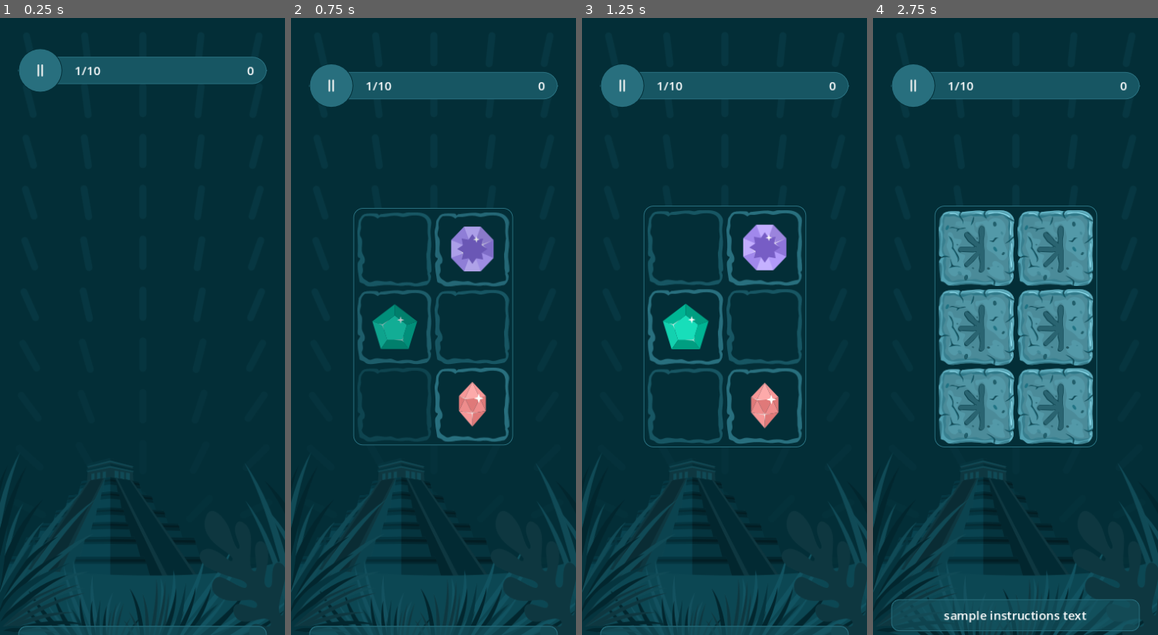
Above: before the commit, frames 1-4 (left to right).
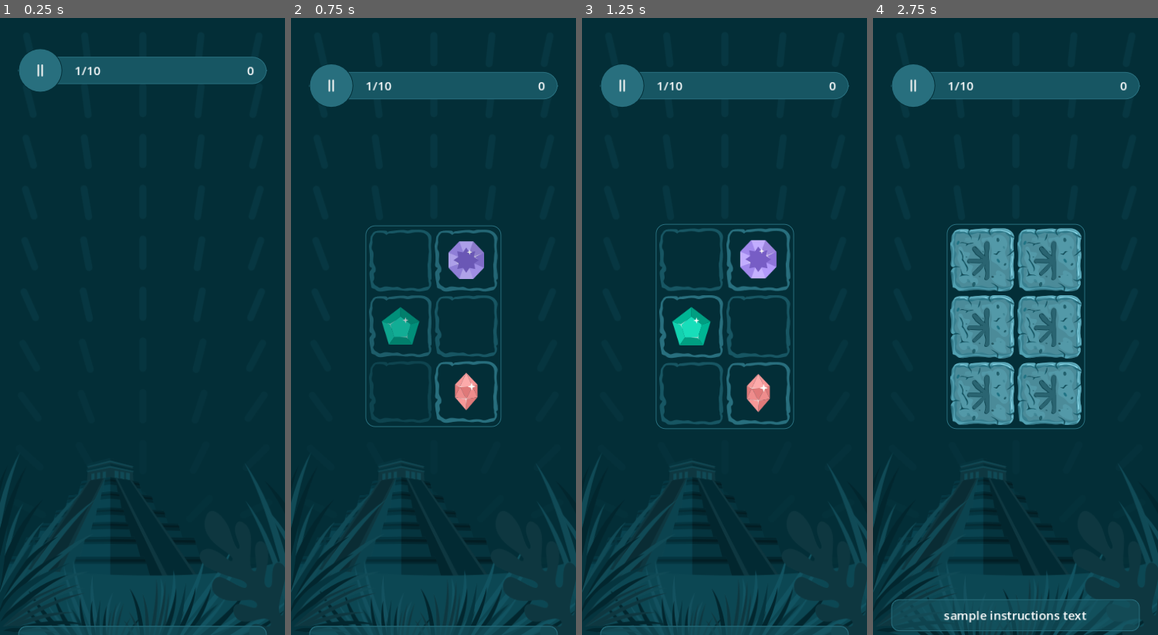
Above: after the commit, the same moments.

Repository: SugarF0x/hidden-gems-gd
Game: Godot game, scene res://hidden_gems_scene.tscn
Two runs of this game, one before a commit and one after it. Both use one fixed random seed, a clock stepped at 60 frames per second and the inputs below.
Inputs (mouse positions are in pixels of both pictures, inside the frame that each line leads up to):
- Up to frame 1 (0.25 s): no input
- Up to frame 2 (0.75 s): click (407, 277) at 0.52 s
- Up to frame 3 (1.25 s): no input
- Up to frame 4 (2.75 s): click (975, 246) at 1.27 s; click (975, 246) at 2.02 s

Frame 1 is identical in both runs. In frame 2, 6.4% of the frame differs, in the area x 21-79%, y 30-70%; in frame 3, 7.3%; in frame 4, 12%.

Commit message:
allow better gem resize

Diff:
--- a/gem.gd
+++ b/gem.gd
@@ -31,7 +31,7 @@
 
 @export var state: BackgroundState = BackgroundState.HIDDEN : set = set_state
 @export var icon: Texture2D = preload(ICONS_PATH + "/1.svg") : set = set_icon
-@export var tile_size: int = 100 : set = set_tile_size
+@export var tile_size: int = 84 : set = set_tile_size
 
 func set_state(value: BackgroundState) -> void:
 	state = value
--- a/gem.tscn
+++ b/gem.tscn
@@ -73,12 +73,12 @@
 }
 
 [node name="Gem" type="Control"]
-custom_minimum_size = Vector2(100, 100)
+custom_minimum_size = Vector2(84, 84)
 layout_mode = 3
 anchors_preset = 0
 offset_right = 69.0
 offset_bottom = 68.0
-pivot_offset = Vector2(50, 50)
+pivot_offset = Vector2(42, 42)
 script = ExtResource("1_e1ali")
 
 [node name="AnimationPlayer" type="AnimationPlayer" parent="."]
@@ -94,16 +94,18 @@
 grow_horizontal = 2
 grow_vertical = 2
 texture = ExtResource("2_7w80m")
+expand_mode = 3
 
 [node name="GemTextureRect" type="TextureRect" parent="."]
 visible = false
 layout_mode = 0
-offset_left = 15.5
-offset_top = 16.0
-offset_right = 84.5
-offset_bottom = 84.0
+offset_left = 13.02
+offset_top = 13.44
+offset_right = 70.98
+offset_bottom = 70.56
 pivot_offset = Vector2(75.9, 74.8)
 texture = ExtResource("3_ct0j7")
+expand_mode = 3
 
 [node name="Button" type="Button" parent="."]
 layout_mode = 1
